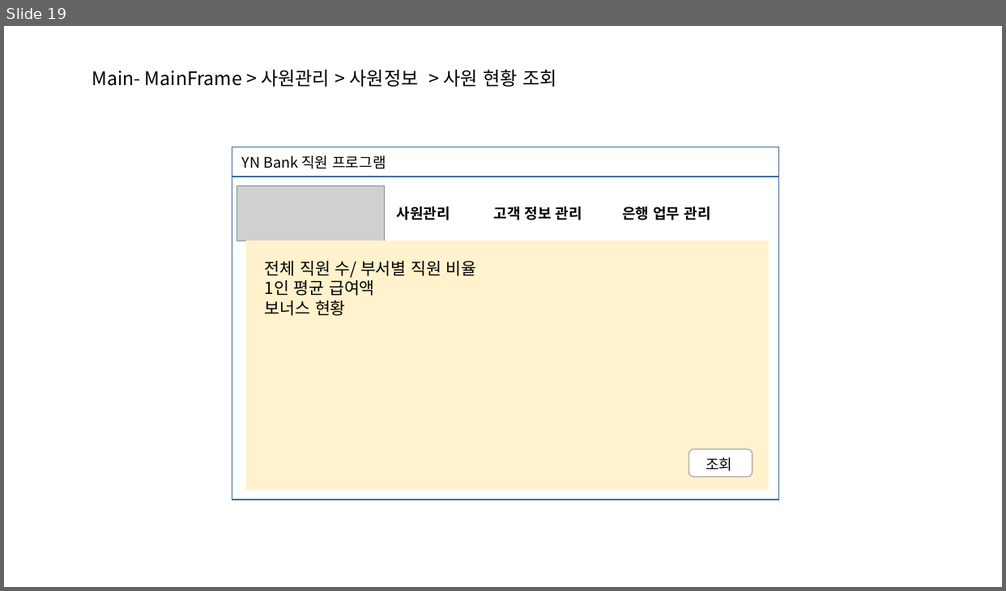
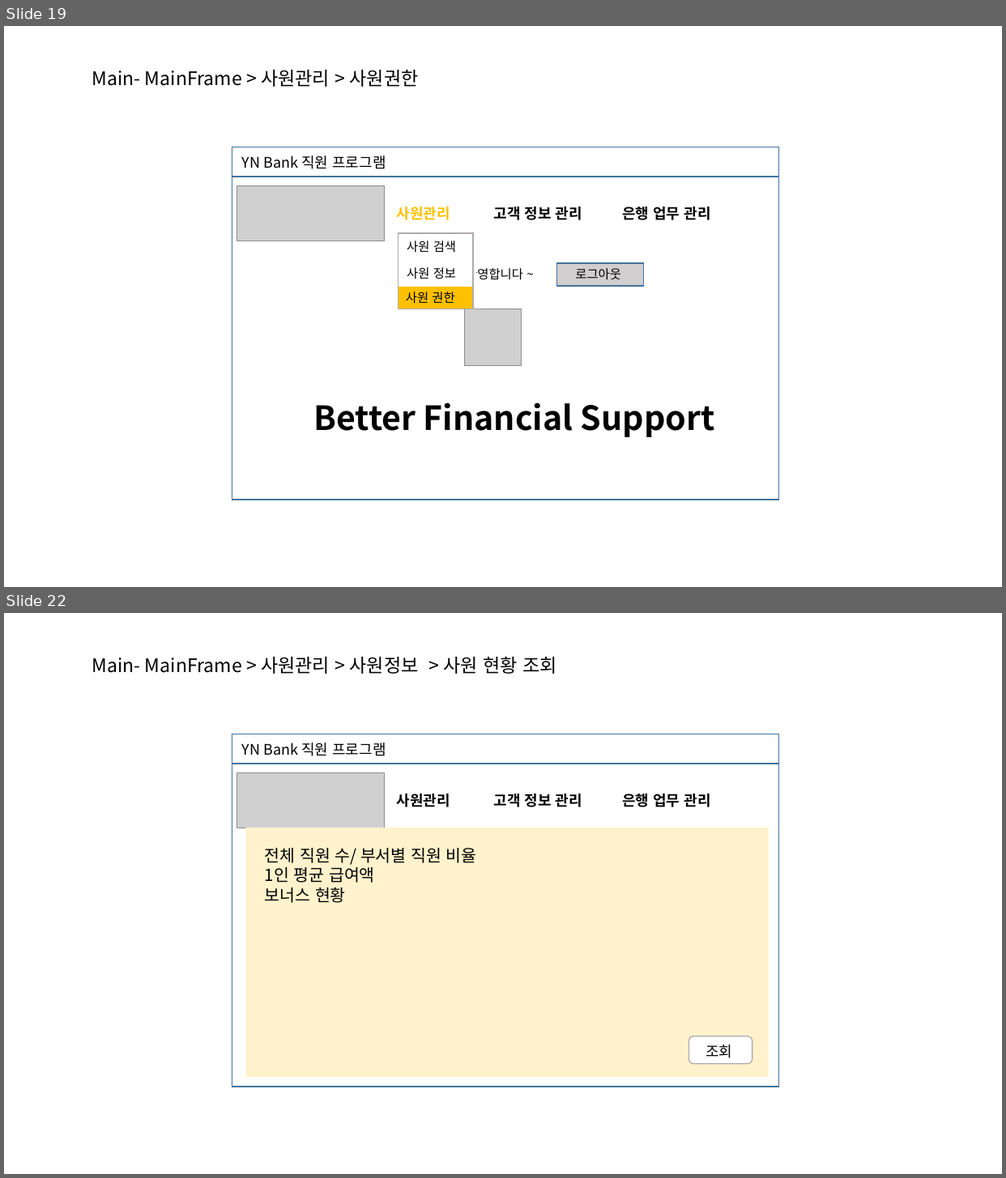
Before and after one commit to DaeguIT-MinSuKim/yi_java3st_2team, a slide deck: file/NEW UI 설계화면.pptx. Shown one above the other, each under a label of ours: slide 19 before the commit, slides 19 and 22 after it; the slides between them are not shown. The pictures are 1006x591 and 1006x1178 pixels, drawn with LibreOffice and Linux fonts; fonts in the diff are those of the drawing; grey boxes stand for pictures; background and template pictures are left out. Boxes give left, top, right and bottom in pixels: in the first picture for what was removed or moved away, otherwise in the second. Text is boxed around its words. In the diff, an @@ line names an element or a change of style, - is before the commit and + after.

```diff
--- a/file/NEW UI 설계화면.pptx
+++ b/file/NEW UI 설계화면.pptx
@@ slide 19 added at (4, 26, 1002, 587), background #FFFFFF @@
@@ text added at (92, 70, 419, 87), 18 pt, text #000000 @@
+Main- MainFrame > 사원관리 > 사원권한
@@ rectangle added at (232, 148, 779, 501), outline #43739E 1 pt @@
@@ rectangle added at (232, 148, 779, 177), outline #43739E 1 pt @@
@@ text added at (242, 156, 386, 169), 14 pt, text #000000 @@
+YN Bank 직원 프로그램
@@ picture added at (236, 186, 385, 241) @@
@@ text added at (397, 207, 450, 220), 14 pt, text #FFC000, bold @@
+사원관리
@@ text added at (494, 207, 582, 220), 14 pt, text #000000, bold @@
+고객 정보 관리
@@ text added at (622, 207, 711, 220), 14 pt, text #000000, bold @@
+은행 업무 관리
@@ rectangle added at (398, 235, 476, 258), fill #FFFFFF @@
@@ rectangle added at (398, 233, 473, 310), outline #AFABAB 1 pt @@
@@ text added at (407, 241, 456, 253), 12 pt, text #000000 @@
+사원 검색
@@ rectangle added at (398, 262, 476, 284), fill #FFFFFF @@
@@ text added at (407, 267, 456, 280), 12 pt, text #000000 @@
+사원 정보
@@ text added at (466, 267, 523, 283), 12 pt, text #000000 @@
+테스트님 환영합니다 ~
@@ rectangle added at (556, 263, 643, 286), fill #D0CECE, outline #43739E 1 pt @@
@@ text added at (575, 268, 621, 280), 12 pt, text #000000 @@
+로그아웃
@@ rectangle added at (398, 287, 473, 309), fill #FFC000, 12 pt, text #000000 @@
+사원 권한
@@ rectangle added at (404, 286, 482, 308), fill #FFFFFF @@
@@ picture added at (464, 310, 522, 367) @@
@@ text added at (313, 403, 715, 437), 32 pt, text #000000, bold @@
+Better Financial Support
@@ what was slide 19 is now slide 22 @@
```
Also in this commit, not shown: 1 slide changed, 2 other slides added.
